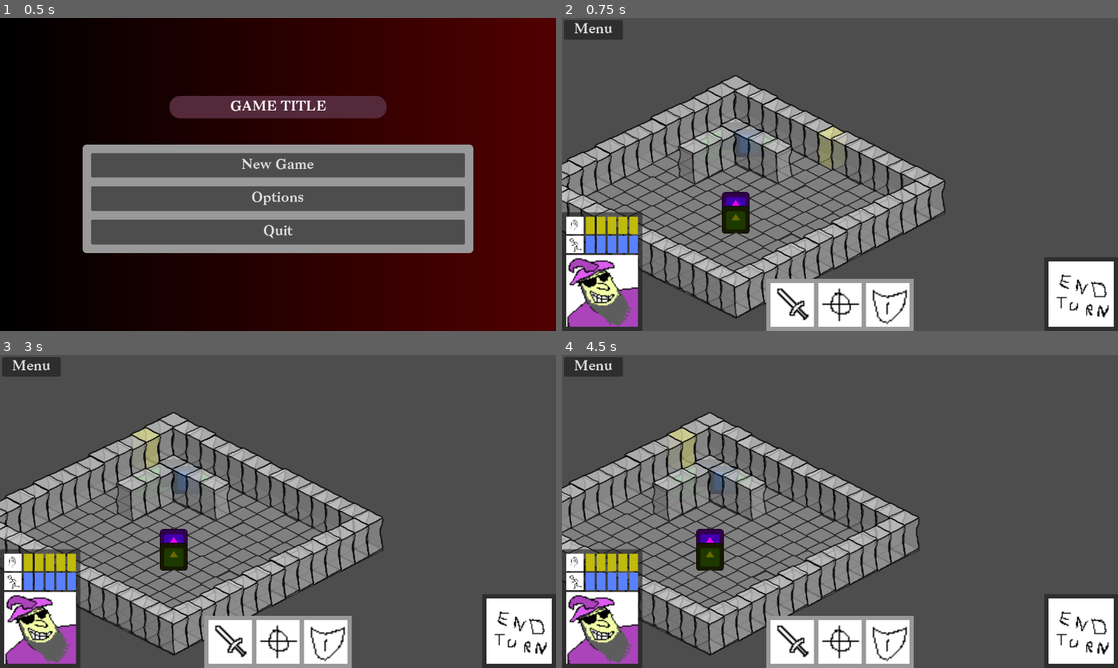
Above: before the commit, frames 1-4 (two rows, left to right).
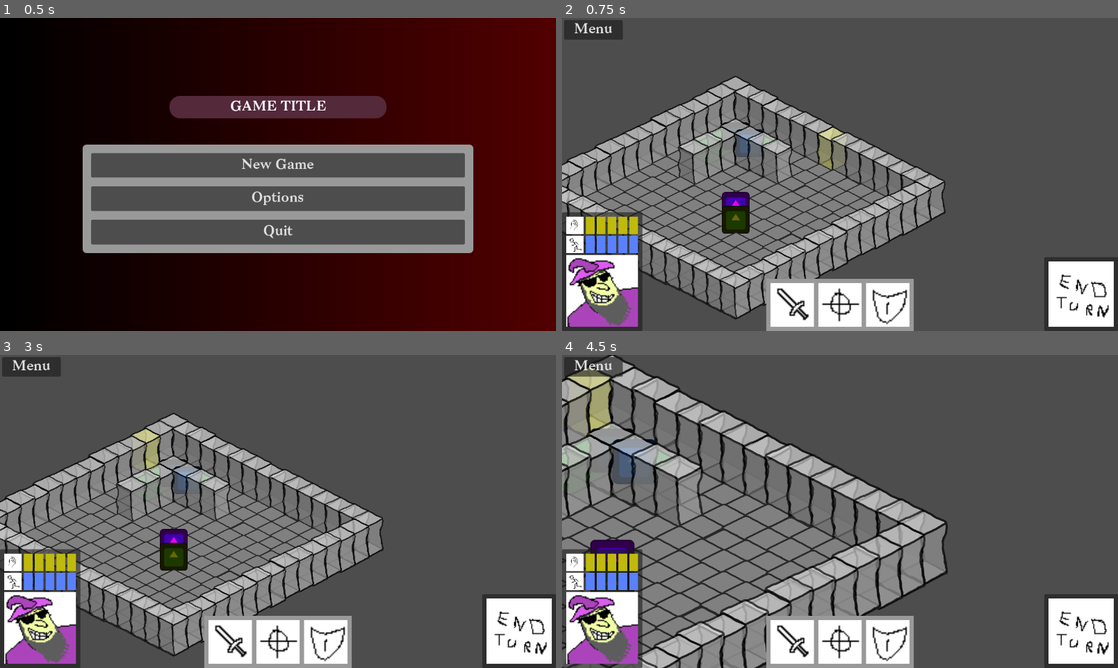
Above: after the commit, the same moments.

Repository: CiaranWoodward/LD57
Game: Godot game, scene res://scenes/main.tscn
The game is run twice, just before and just after one commit, with the same random seed, the same clock (stepped at 60 frames per second) and the same inputs. The engine's default icon, where the game draws it, is replaced by a stand-in: a white triangle on a blue panel in a dark square. Sound files missing from this copy of the repository are replaced by a short silence.
Inputs (mouse positions are in pixels of both pictures, inside the frame that each line leads up to):
- Up to frame 1 (0.5 s): no input
- Up to frame 2 (0.75 s): click "New Game" at 0.5 s
- Up to frame 3 (3 s): click "Menu" at 1.25 s; click "Resume" at 2 s; tap Enter at 2.75 s; drag from (172, 452) to (88, 495) at 2.77 s
- Up to frame 4 (4.5 s): tap Space at 3.5 s; drag from (723, 458) to (639, 502) at 3.52 s; tap Enter at 4.25 s; move the mouse to (706, 467) at 4.27 s; hold Right (ui_right) from 4.28 s (still down); hold Mouse wheel down (zoom_in, bound only after the commit) from 4.28 s (still down); click (706, 467) at 4.42 s

Frame 1 is identical in both runs. In frame 2, 4.2% of the frame differs, in the area x 0-69%, y 18-97%; in frame 3, 4.2%; in frame 4, 28%, in the area x 0-70%, y 0-100%.

Commit message:
Add zoom in and zoom out controls to project.godot; update StoneWallTile.tscn for new floor sprite positioning

Diff:
--- a/Level/Tiles/StoneWallTile.tscn
+++ b/Level/Tiles/StoneWallTile.tscn
@@ -7,16 +7,18 @@
 [node name="StoneWallTile" type="Node2D"]
 script = ExtResource("1_o1jfm")
 
-[node name="Floor" type="Sprite2D" parent="."]
-self_modulate = Color(0.6, 0.6, 0.6, 1)
-scale = Vector2(0.4, 0.4)
-texture = ExtResource("2_jt42g")
-
 [node name="Sprite2D" type="Sprite2D" parent="."]
 self_modulate = Color(1, 1, 1, 0.678431)
-position = Vector2(-3, -75)
+position = Vector2(-3, -71)
 scale = Vector2(0.4, 0.4)
 texture = ExtResource("2_a62fr")
+
+[node name="Floor" type="Sprite2D" parent="Sprite2D"]
+self_modulate = Color(0.6, 0.6, 0.6, 1)
+show_behind_parent = true
+position = Vector2(7.5, 183.5)
+scale = Vector2(1, 1)
+texture = ExtResource("2_jt42g")
 
 [node name="Area2D" type="Area2D" parent="."]
 
--- a/project.godot
+++ b/project.godot
@@ -80,6 +80,16 @@
 "events": [Object(InputEventKey,"resource_local_to_scene":false,"resource_name":"","device":-1,"window_id":0,"alt_press …(192 unchanged characters)…
 ]
 }
+zoom_in={
+"deadzone": 0.2,
+"events": [Object(InputEventMouseButton,"resource_local_to_scene":false,"resource_name":"","device":-1,"window_id":0,"alt_pressed":false,"shift_pressed":false,"ctrl_pressed":false,"meta_pressed":false,"button_mask":0,"position":Vector2(0, 0),"global_position":Vector2(0, 0),"factor":1.0,"button_index":5,"canceled":false,"pressed":false,"double_click":false,"script":null)
+]
+}
+zoom_out={
+"deadzone": 0.2,
+"events": [Object(InputEventMouseButton,"resource_local_to_scene":false,"resource_name":"","device":-1,"window_id":0,"alt_pressed":false,"shift_pressed":false,"ctrl_pressed":false,"meta_pressed":false,"button_mask":0,"position":Vector2(0, 0),"global_position":Vector2(0, 0),"factor":1.0,"button_index":4,"canceled":false,"pressed":false,"double_click":false,"script":null)
+]
+}
 
 [rendering]
 
